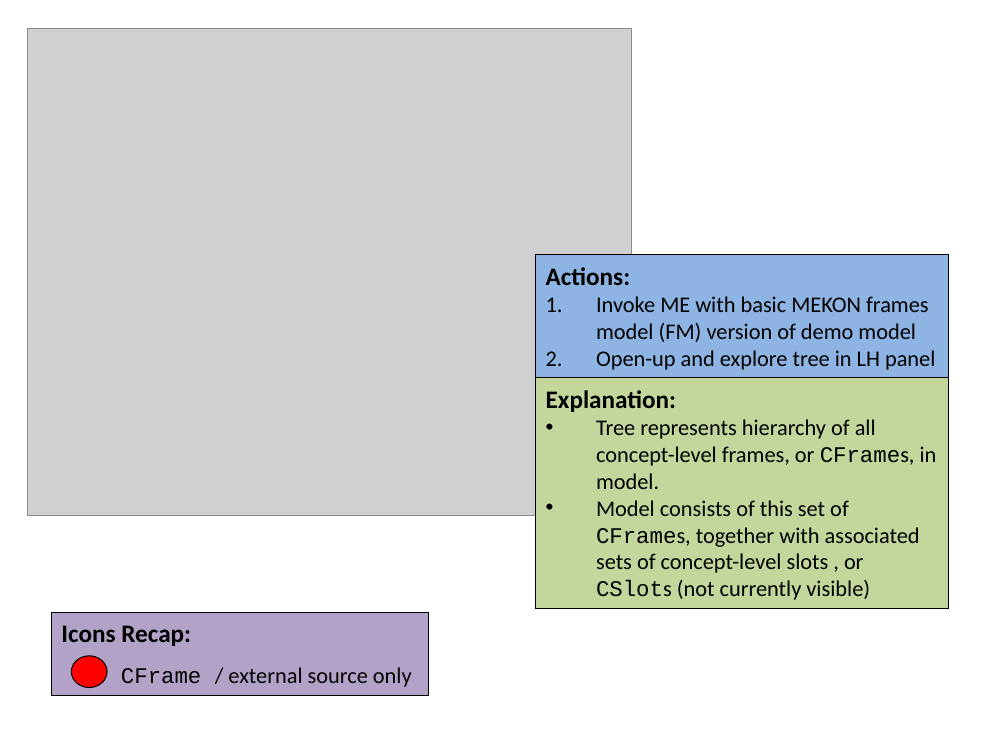
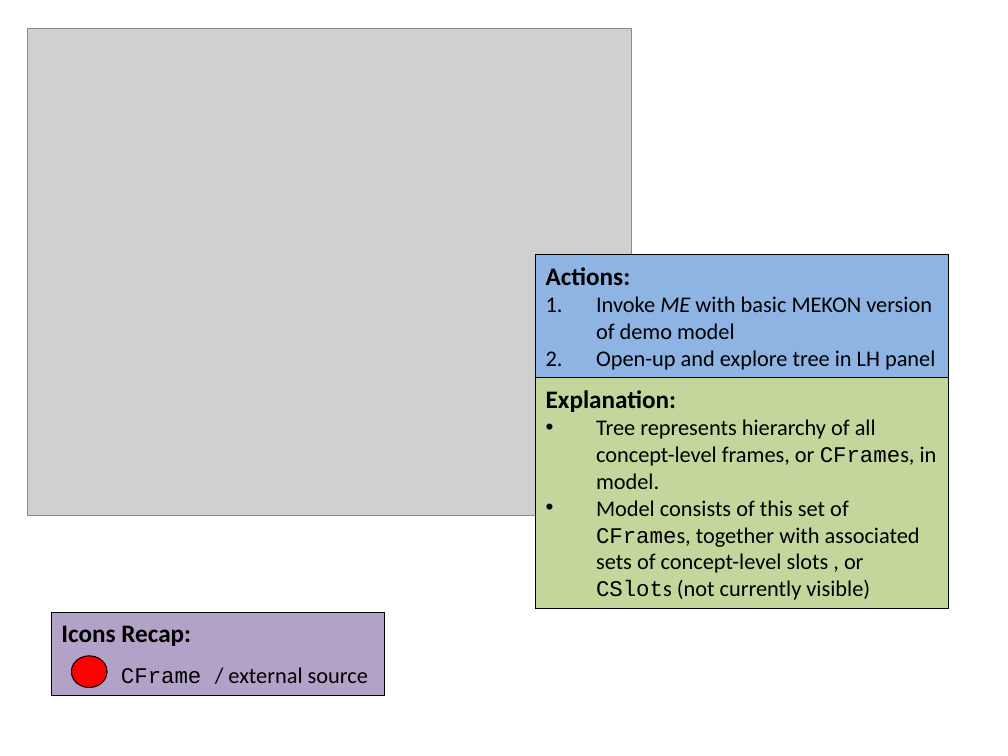
Before and after one commit to colin-puleston/mekon-hobo, a slide deck: slide 10 of docs/MEKON-HOBO Introductory Tutorial.pptx (slide 9 before the commit). Drawn at 1008x756 pixels with LibreOffice and Linux fonts; fonts in the diff are those of the drawing; grey boxes stand for pictures. Boxes give left, top, right and bottom in pixels: in the first picture for what was removed or moved away, otherwise in the second. Text is boxed around its words. In the diff, an @@ line names an element or a change of style, - is before the commit and + after.

```diff
--- a/docs/MEKON-HOBO Introductory Tutorial.pptx
+++ b/docs/MEKON-HOBO Introductory Tutorial.pptx
@@ text in rectangle at (596, 296, 932, 339): text changed @@
-1. Invoke ME with basic MEKON frames model (FM) version of demo model
+1. Invoke ME with basic MEKON version of demo model
@@ rectangle "Icons Recap:": place and size @@
-rectangle "Icons Recap:" at (51, 612, 428, 696)
+rectangle "Icons Recap:" at (51, 612, 385, 696)
@@ text at (121, 667, 368, 683): text changed @@
-CFrame / external source only
+CFrame / external source
```
Also in this commit, not shown: 15 other slides changed, 7 slides added.
